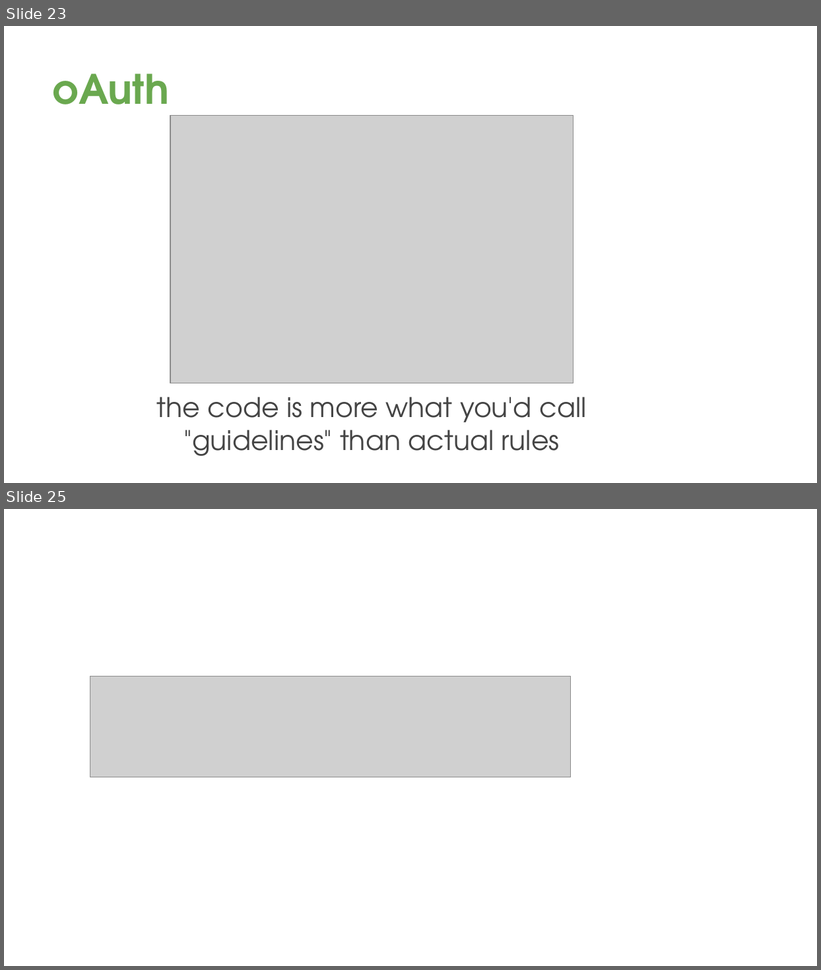
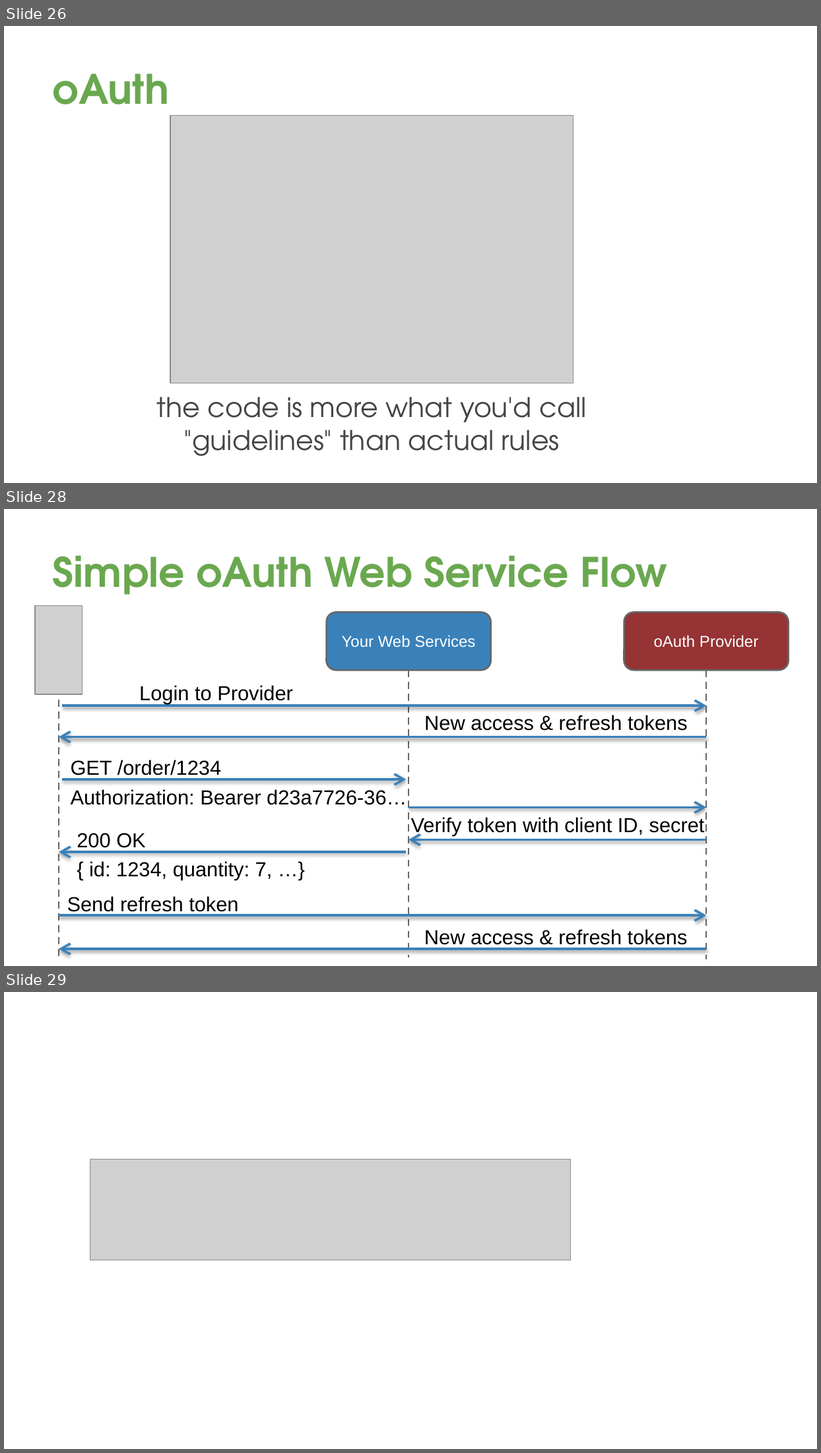
Before and after one commit to davetrux/gdgmidevfest-2017, a slide deck: MobileAuthWebWorld.pptx. Shown one above the other, each under a label of ours: slides 23 and 25 before the commit, slides 26, 28 and 29 after it; the slides between them are not shown. The pictures are 821x970 and 821x1453 pixels, drawn with LibreOffice and Linux fonts; fonts in the diff are those of the drawing; grey boxes stand for pictures; background and template pictures are left out. Boxes give left, top, right and bottom in pixels: in the first picture for what was removed or moved away, otherwise in the second. Text is boxed around its words. In the diff, an @@ line names an element or a change of style, - is before the commit and + after.

Commit message:
Added more oAuth content

```diff
--- a/MobileAuthWebWorld.pptx
+++ b/MobileAuthWebWorld.pptx
@@ slide 28 added at box(4, 509, 817, 966), background picture (left out) @@
@@ title added at box(53, 555, 668, 595), 36 pt, text #6AA84F, bold @@
+Simple oAuth Web Service Flow
@@ picture added at box(35, 606, 82, 694) @@
@@ rounded rectangle added at box(327, 612, 491, 670), fill #3A81BA, outline #666666 1.5 pt, 14 pt, text #FFFFFF @@
+Your Web Services
@@ rounded rectangle added at box(624, 612, 789, 670), fill #963334, outline #666666 1.5 pt, 14 pt, text #FFFFFF @@
+oAuth Provider
@@ line added from (59, 677) to (59, 958), #666666 1.5 pt dashed @@
@@ text added at box(139, 685, 293, 704), 18 pt, text #000000 @@
+Login to Provider
@@ line added from (409, 670) to (409, 958), #666666 1.5 pt dashed @@
@@ line added from (706, 670) to (706, 960), #666666 1.5 pt dashed @@
@@ arrow added from (63, 706) to (706, 706), #3A81BA 2 pt @@
@@ text added at box(424, 715, 688, 731), 18 pt, text #000000 @@
+New access & refresh tokens
@@ arrow added from (706, 737) to (59, 737), #3A81BA 2 pt @@
@@ text added at box(71, 760, 407, 805), 18 pt, text #000000 @@
+GET /order/1234
+Authorization: Bearer d23a7726-36…
@@ arrow added from (63, 780) to (406, 780), #3A81BA 2 pt @@
@@ arrow added from (409, 807) to (706, 807), #3A81BA 2 pt @@
@@ text added at box(411, 817, 705, 836), 18 pt, text #000000 @@
+Verify token with client ID, secret
@@ text added at box(77, 833, 273, 881), 18 pt, text #000000 @@
+200 OK
+{ id: 1234, quantity: 7, …}
@@ arrow added from (706, 840) to (409, 840), #3A81BA 2 pt @@
@@ arrow added from (406, 852) to (59, 852), #3A81BA 2 pt @@
@@ text added at box(67, 896, 238, 916), 18 pt, text #000000 @@
+Send refresh token
@@ arrow added from (59, 916) to (706, 916), #3A81BA 2 pt @@
@@ text added at box(424, 929, 688, 945), 18 pt, text #000000 @@
+New access & refresh tokens
@@ arrow added from (706, 949) to (59, 949), #3A81BA 2 pt @@
@@ what was slide 23 is now slide 26 @@
@@ what was slide 25 is now slide 29 @@
```
Also in this commit, not shown: 12 slides changed, 4 other slides added, 1 slide removed.
